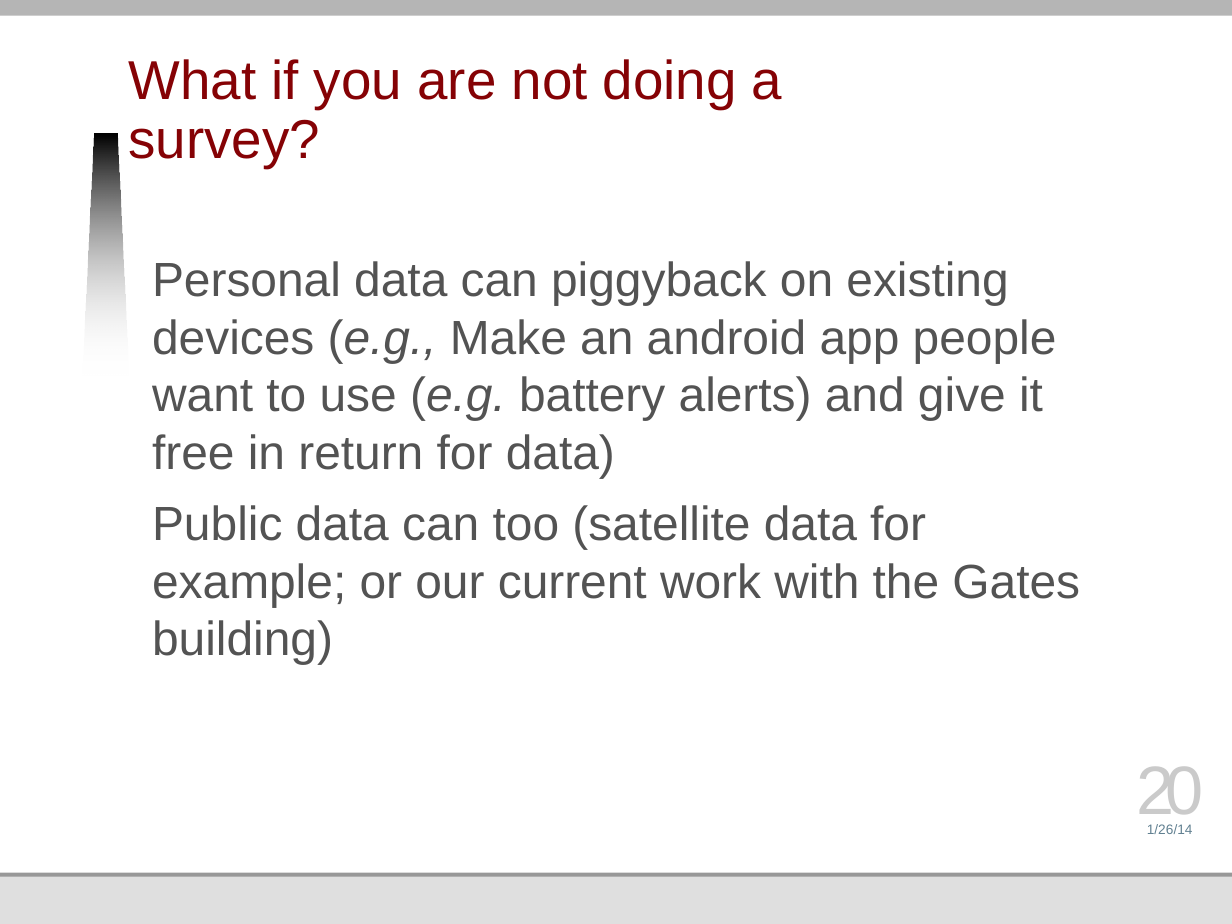
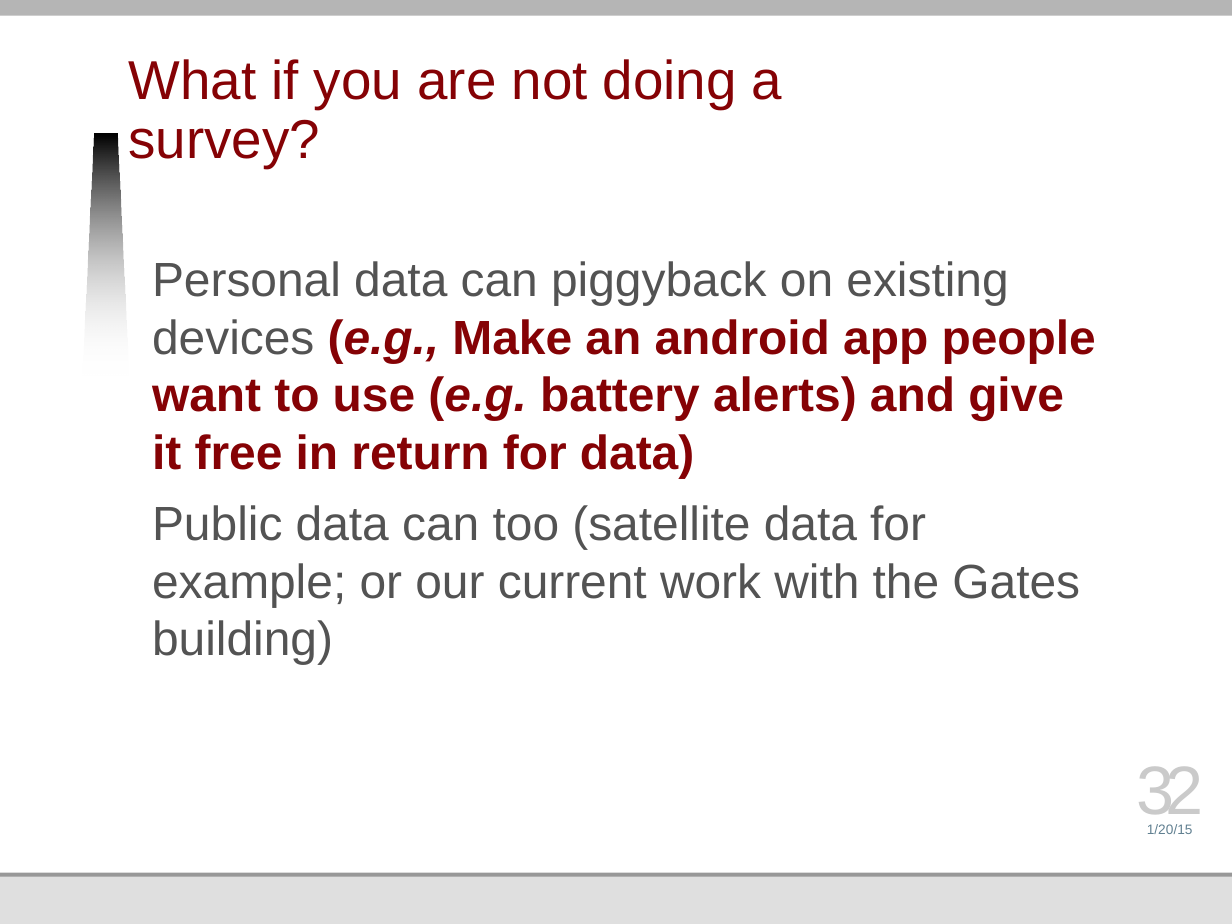
Before and after one commit to jmankoff/data, a slide deck: slide 32 of Lectures/4 Acquiring.pptx (slide 20 before the commit). Drawn at 1232x924 pixels with LibreOffice and Linux fonts; fonts in the diff are those of the drawing; background and template pictures are left out. Boxes give left, top, right and bottom in pixels: in the first picture for what was removed or moved away, otherwise in the second. Text is boxed around its words. In the diff, an @@ line names an element or a change of style, - is before the commit and + after.

```diff
--- a/Lectures/4 Acquiring.pptx
+++ b/Lectures/4 Acquiring.pptx
@@ text at [152,261,1096,478]: text colour #535353 to #850205, bold on in "(e.g., Make an android app people want ..." @@
@@ page number at [1136,766,1204,827]: text changed @@
-20
+32
@@ text at [1147,824,1193,834]: text changed @@
-1/26/14
+1/20/15
```
Also in this commit, not shown: 14 other slides changed, 12 slides added, 17 slides removed, 27 other files.
